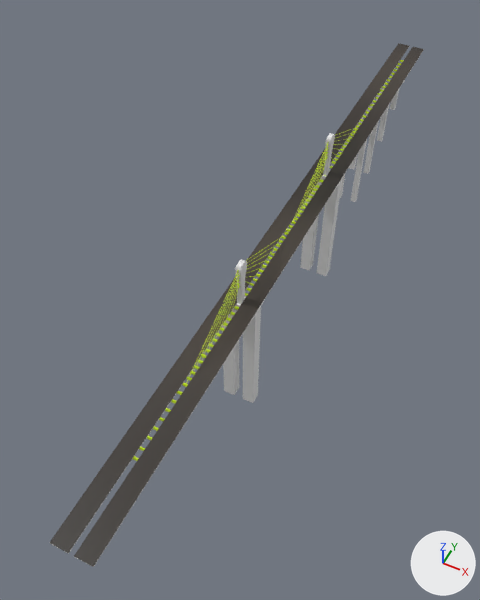
The FBX model Assets/StaticMesh/B1.fbx, before and after one commit.
Rendered twice from a 50 mm camera at (178.0, -489.0, 594.0) aimed at (-35.0, -63.0, 61.0). Lighting does not change. The marker at lower right points along +X, +Y and +Z. The picture after the commit comes second. Where no turn or scale is listed for an object, it has been applied to the vertices. Vertices at exactly the same position are counted once.

Before the edit, the objects in view are built like this:
```python
me_cube_006 = bpy.data.meshes.new('Cube.006')
me_cube_006.from_pydata(...)  # 1968 vertices, 1338 faces; spans x -18.0..18.0, y -388.0..388.0, z 0.0..196.0
# faces by material slot: [4, 314, 1020]
me_cube_006.materials.append(mat_asphalt)
me_cube_006.materials.append(mat_concrete)  # white #e7e7e7
me_cube_006.materials.append(mat_metal)  # yellow #cce700
ob_b1 = bpy.data.objects.new('B1', me_cube_006)
ob_b1.location = (0.0, 0.0, 0.0)
```
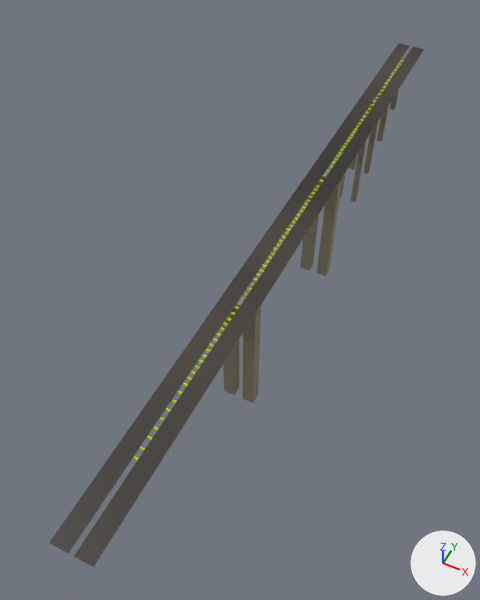
Location of each change, [x1, y1, x2, y2] in pixels of the pictures (480 x 600 px):
```json
{"part": 1, "of": "me_cube_006", "change": "deleted", "before": [186, 127, 357, 384]}
{"part": 2, "of": "me_cube_006", "change": "surface changed", "before": [70, 65, 406, 551], "after": [70, 65, 406, 551]}
{"part": 3, "of": "me_cube_006", "change": "recoloured", "before": [53, 65, 406, 560], "after": [53, 65, 406, 560]}
```

Scene script edits in JSON lines:
```json
{"op": "add", "block": "img_t_concrete_bc_jpg", "code": ["img_t_concrete_bc_jpg = load_image('T_concrete_BC.jpg', '../MaterialTexture/T_concrete_BC.jpg', 2048, 2048, 'sRGB')"]}
{"op": "add", "block": "mat_material_001", "code": ["mat_material_001 = principled_material('Material.001')", "mat_material_001.texture = img_t_concrete_bc_jpg"]}
{"block": "me_cube_006", "where": "# used by ob_b1; location = (0.0, 0.0, 0.0)"}
{"op": "remove", "block": "me_cube_006", "code": "me_cube_006.from_pydata(...)  # 1968 vertices, 1338 faces; spans x -18.0..18.0, y -388.0..388.0, z 0.0..196.0"}
{"op": "add", "block": "me_cube_006", "code": "me_cube_006.from_pydata(...)  # 1024 vertices, 624 faces; spans x -18.0..18.0, y -388.0..388.0, z 0.0..148.0"}
{"block": "me_cube_006", "change": "me_cube_006 part 1: 30 loose pieces with 944 vertices, spanning x -3.0..3.0, y -233.0..175.0, z 145.0..196.0, are deleted"}
{"block": "me_cube_006", "change": "me_cube_006 part 2: 250 kept faces spanning x -18.0..18.0, y -388.0..388.0, z 0.0..148.0 get new texture (UV) coordinates"}
{"block": "me_cube_006", "change": "me_cube_006 part 3: 258 faces spanning x -18.0..18.0, y -388.0..388.0, z 0.0..148.0 switch from mat_concrete (white #e7e7e7) to mat_material_001 (picture img_t_concrete_bc_jpg)"}
{"block": "me_cube_006", "change": "other edits to the shape of me_cube_006 do not show in these pictures"}
```
